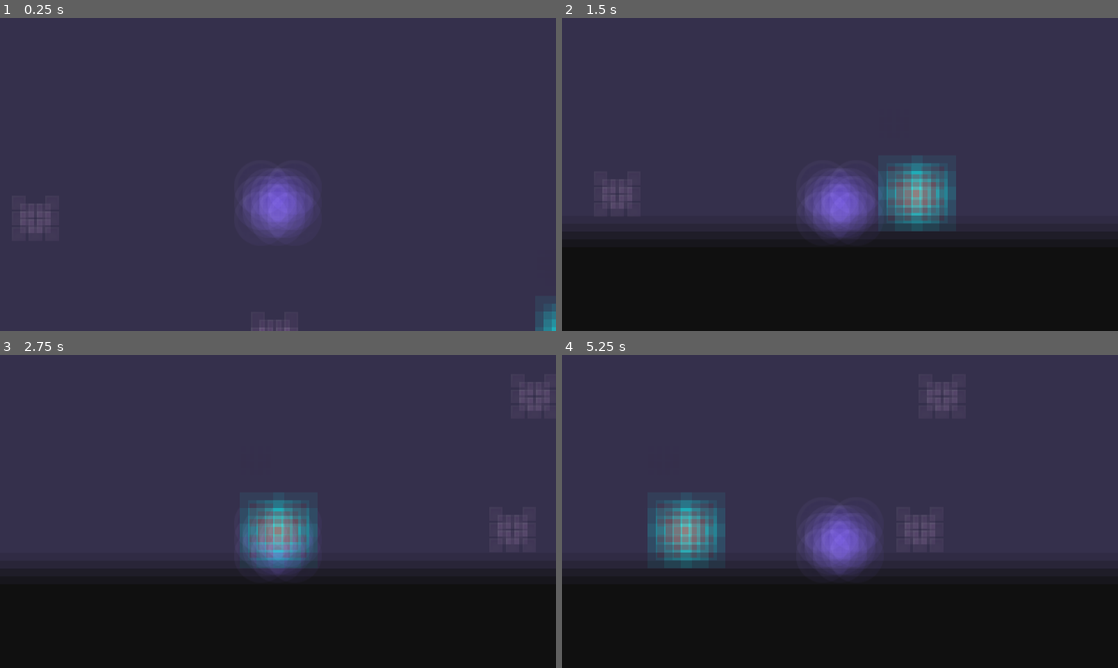
Above: before the commit, frames 1-4 (two rows, left to right).
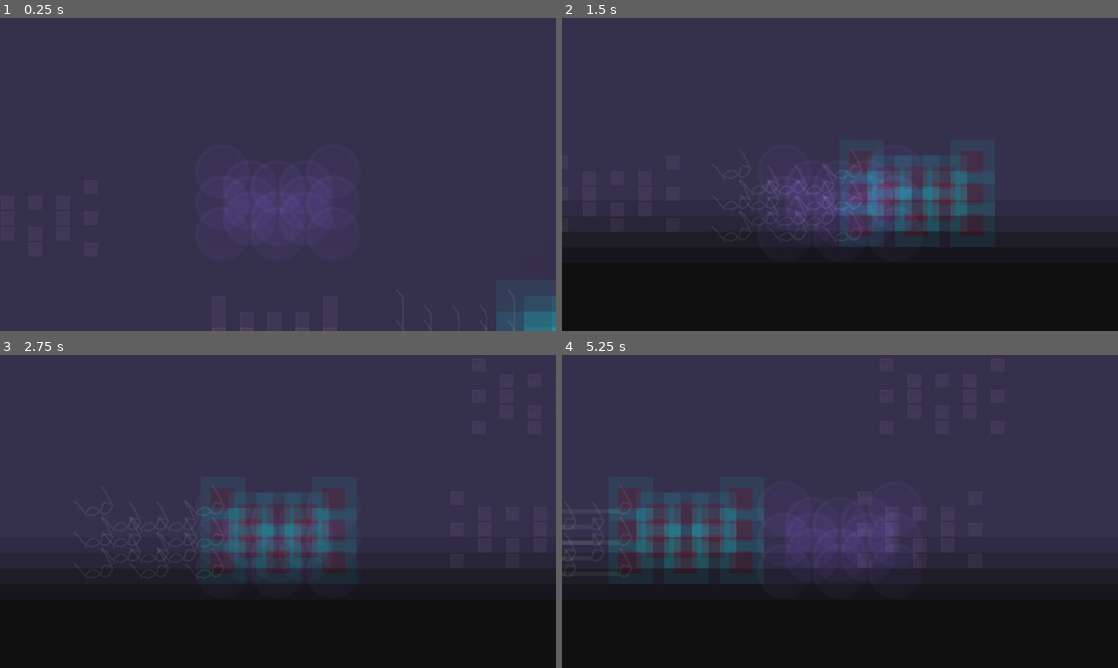
Above: after the commit, the same moments.

Repository: KaratePikachu/JamfestFall2024
Game: Godot game, scene res://Level/test_open_world.tscn
The game is run twice, just before and just after one commit, with the same random seed, the same clock (stepped at 60 frames per second) and the same inputs.
Inputs:
- Up to frame 1 (0.25 s): no input
- Up to frame 2 (1.5 s): hold 5 (equip_drone) 0.53-1.28 s; hold D (move_right) from 0.53 s (still down); tap Space (jump) at 0.77 s; tap 3 (equip_infared) at 1.35 s
- Up to frame 3 (2.75 s): tap Space (jump) at 1.52 s; release D (move_right) at 2.03 s; hold A (move_left) from 2.03 s (still down); hold 8 (equip_kaleidoscope) from 2.03 s (still down)
- Up to frame 4 (5.25 s): release A (move_left) at 2.78 s; release 8 (equip_kaleidoscope) at 2.78 s; hold D (move_right) 2.78-4.28 s; tap 6 (equip_lidar) at 2.85 s; tap Space (jump) at 3.02, 3.77, 4.52 s; hold 9 (equip_monocle) 3.53-4.28 s; hold A (move_left) 4.28-5.03 s; tap 7 (equip_normal) at 4.35 s; hold D (move_right) from 5.03 s (still down); hold 4 (equip_smart) from 5.03 s (still down)

The runs differ from the first frame. In frame 1, 3.2% of the frame differs, in the area x 3-100%, y 48-100%; in frame 2, 5.6%; in frame 3, 4.0%; in frame 4, 5.8%, in the area x 0-72%, y 8-74%.

Commit message:
Shader Integration

Diff:
--- a/Canvas/vision_effects.gd
+++ b/Canvas/vision_effects.gd
@@ -12,9 +12,12 @@
 
 func disable_vision():
 	$Blindness.visible = false
+	$Sunglasses.visible = false
 
 func enable_vision(glasses : Player.Glasses):
 	if(glasses == Player.Glasses.NONE):
 		$Blindness.visible = true
+	elif(glasses == Player.Glasses.SUNGLASSES):
+		$Sunglasses.visible = true
 
 	pass
--- a/Canvas/vision_effects.tscn
+++ b/Canvas/vision_effects.tscn
@@ -1,14 +1,26 @@
-[gd_scene load_steps=4 format=3 uid="uid://dp7fxu33gf8m0"]
+[gd_scene load_steps=7 format=3 uid="uid://dp7fxu33gf8m0"]
 
 [ext_resource type="Script" path="res://Canvas/vision_effects.gd" id="1_58afm"]
-[ext_resource type="Shader" path="res://Shaders/Blur.gdshader" id="1_wumsm"]
+[ext_resource type="Shader" path="res://Shaders/blur.gdshader" id="2_72r2q"]
+[ext_resource type="Shader" path="res://Shaders/tint.gdshader" id="3_ng80b"]
 
 [sub_resource type="ShaderMaterial" id="ShaderMaterial_jqcd5"]
-shader = ExtResource("1_wumsm")
+shader = ExtResource("2_72r2q")
 shader_parameter/scale = 1.0
 shader_parameter/lod = 0.0
-shader_parameter/x_blur_offest = 0.03
-shader_parameter/y_blur_offest = 0.05
+shader_parameter/x_blur_offest = 0.1
+shader_parameter/y_blur_offest = 0.1
+
+[sub_resource type="ShaderMaterial" id="ShaderMaterial_s08pi"]
+shader = ExtResource("3_ng80b")
+shader_parameter/sunGlass_color = Color(0, 0, 0, 0.843137)
+
+[sub_resource type="ShaderMaterial" id="ShaderMaterial_jpun4"]
+shader = ExtResource("2_72r2q")
+shader_parameter/scale = 1.0
+shader_parameter/lod = 0.0
+shader_parameter/x_blur_offest = 0.02
+shader_parameter/y_blur_offest = 0.02
 
 [node name="VisionEffects" type="CanvasLayer"]
 script = ExtResource("1_58afm")
@@ -22,3 +34,26 @@
 grow_vertical = 2
 size_flags_horizontal = 3
 size_flags_vertical = 3
+
+[node name="Sunglasses" type="CanvasLayer" parent="."]
+visible = false
+
+[node name="Tint" type="ColorRect" parent="Sunglasses"]
+material = SubResource("ShaderMaterial_s08pi")
+anchors_preset = 15
+anchor_right = 1.0
+anchor_bottom = 1.0
+grow_horizontal = 2
+grow_vertical = 2
+size_flags_horizontal = 3
+size_flags_vertical = 3
+
+[node name="Blur" type="ColorRect" parent="Sunglasses"]
+material = SubResource("ShaderMaterial_jpun4")
+anchors_preset = 15
+anchor_right = 1.0
+anchor_bottom = 1.0
+grow_horizontal = 2
+grow_vertical = 2
+size_flags_horizontal = 3
+size_flags_vertical = 3
--- a/Level/test_open_world.tscn
+++ b/Level/test_open_world.tscn
@@ -1,31 +1,32 @@
-[gd_scene load_steps=11 format=3 uid="uid://d1kjkl2jsqa1j"]
+[gd_scene load_steps=12 format=3 uid="uid://d1kjkl2jsqa1j"]
 
-[ext_resource type="Shader" path="res://Shaders/Blur.gdshader" id="1_of5qh"]
 [ext_resource type="PackedScene" uid="uid://u5vlmp8hm4ku" path="res://Player/player.tscn" id="1_svam2"]
 [ext_resource type="PackedScene" uid="uid://b68p8jegitusu" path="res://Enviorment/death_square.tscn" id="2_sh6tp"]
 [ext_resource type="Texture2D" uid="uid://cxl5cvsgyxcoe" path="res://Level/TestLevel/princess.png" id="2_wrlyu"]
+[ext_resource type="Shader" path="res://Shaders/blur.gdshader" id="3_d8htp"]
 [ext_resource type="PackedScene" uid="uid://bmvu0eqsw4qql" path="res://Interactable/Switch/switch.tscn" id="4_2pa1x"]
 [ext_resource type="PackedScene" uid="uid://dp7fxu33gf8m0" path="res://Canvas/vision_effects.tscn" id="6_o2frb"]
+[ext_resource type="PackedScene" uid="uid://cc4ppwhyjy67u" path="res://Interactable/Glasses/Sunglasses/sunglasses_pickup.tscn" id="7_8mvxf"]
 
 [sub_resource type="RectangleShape2D" id="RectangleShape2D_jw1re"]
 size = Vector2(1527.41, 382.014)
 
 [sub_resource type="ShaderMaterial" id="ShaderMaterial_p2x72"]
-shader = ExtResource("1_of5qh")
+shader = ExtResource("3_d8htp")
 shader_parameter/scale = 1.0
 shader_parameter/lod = 0.0
 shader_parameter/x_blur_offest = 1.262
 shader_parameter/y_blur_offest = 1.565
 
 [sub_resource type="ShaderMaterial" id="ShaderMaterial_oogge"]
-shader = ExtResource("1_of5qh")
+shader = ExtResource("3_d8htp")
 shader_parameter/scale = 1.0
 shader_parameter/lod = 0.0
 shader_parameter/x_blur_offest = 1.979
 shader_parameter/y_blur_offest = 0.99
 
 [sub_resource type="ShaderMaterial" id="ShaderMaterial_lmnva"]
-shader = ExtResource("1_of5qh")
+shader = ExtResource("3_d8htp")
 shader_parameter/scale = 1.0
 shader_parameter/lod = 0.0
 shader_parameter/x_blur_offest = 0.0
@@ -102,3 +103,6 @@
 position = Vector2(993, 529)
 
 [node name="VisionEffects" parent="." instance=ExtResource("6_o2frb")]
+
+[node name="SunglassesPickup" parent="." instance=ExtResource("7_8mvxf")]
+position = Vector2(771, 531)
--- a/Player/player.gd
+++ b/Player/player.gd
@@ -23,13 +23,17 @@
 }
 
 
-static var obtained_glasses = [Glasses.NONE]
+static var obtained_glasses = []
 static var worn_glasses = Glasses.NONE
 
 signal glasses_changed(old_glasses : Glasses, new_glasses : Glasses)
 
 func _init() -> void:
 	instance = self
+
+func _ready() -> void:
+	grant_glasses(Glasses.NONE)
+
 
 func _input(event: InputEvent) -> void:
 	var desired_switch = null
@@ -64,7 +68,8 @@
 	if !obtained_glasses.has(new_glasses):
 		obtained_glasses.append(new_glasses)
 	else:
-		printerr("Player: Error! player already has these glasses")
+		printerr("Player: d:
+	instance = selfError! player already has these glasses")
 
 
 	switch_glasses(new_glasses)
--- a/Shaders/ShaderMaterial.tres
+++ /dev/null
@@ -1,10 +0,0 @@
-[gd_resource type="ShaderMaterial" load_steps=2 format=3 uid="uid://cnq4fn27bxx7f"]
-
-[ext_resource type="Shader" path="res://Shaders/Blur.gdshader" id="1_nfrqy"]
-
-[resource]
-shader = ExtResource("1_nfrqy")
-shader_parameter/scale = 1.0
-shader_parameter/lod = 0.0
-shader_parameter/x_blur_offest = 0.03
-shader_parameter/y_blur_offest = 0.05
--- a/Shaders/Screen post proccessing effects.tscn
+++ b/Shaders/Test/Screen post proccessing effects.tscn
@@ -1,7 +1,7 @@
 [gd_scene load_steps=5 format=3 uid="uid://dvref17ru7wft"]
 
-[ext_resource type="Shader" path="res://Shaders/Blur.gdshader" id="1_wryif"]
-[ext_resource type="Shader" path="res://Shaders/Sunglasses.gdshader" id="2_61tgl"]
+[ext_resource type="Shader" path="res://Shaders/blur.gdshader" id="1_wryif"]
+[ext_resource type="Shader" path="res://Shaders/tint.gdshader" id="2_61tgl"]
 
 [sub_resource type="ShaderMaterial" id="ShaderMaterial_2u8dp"]
 shader = ExtResource("1_wryif")
Renamed: Shaders/20230708_101806-47f4.jpg -> Shaders/Test/20230708_101806-47f4.jpg
Not shown, changed: Shaders/Test/20230708_101806-47f4.jpg.import
Renamed: Shaders/test_sceen_texture.gdshader -> Shaders/Test/test_sceen_texture.gdshader
Renamed: Shaders/test_shader.gdshader -> Shaders/Test/test_shader.gdshader
Renamed: Shaders/Blur.gdshader -> Shaders/blur.gdshader
Renamed: Shaders/Sunglasses.gdshader -> Shaders/tint.gdshader
